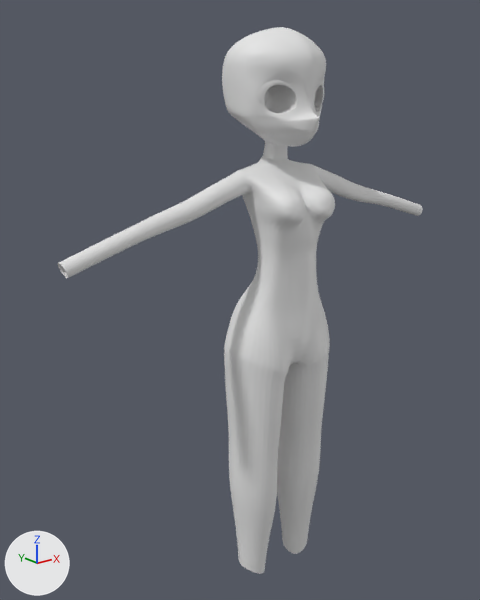
The Blender file Intento2.1.blend: old version first, new version second.
Both versions are drawn from a camera (50 mm lens) standing at (-5.89, -6.45, 0.84) and looking at (-0.31, 0.52, -1.95). Arrows for +X, +Y and +Z are at lower left; the lights stay in place. The same objects are shown in both versions, whatever each file hides.

Script lines for the objects in view, before the commit:
```python
me_circle_001 = bpy.data.meshes.new('Circle.001')
me_circle_001.from_pydata(...)  # 241 vertices, 226 faces; spans x 0.0..3.09, y -0.61..0.77, z -6.13..0.07
me_plane = bpy.data.meshes.new('Plane')
me_plane.from_pydata(...)  # 198 vertices, 173 faces; spans x 0.0..0.68, y 0.0..1.62, z -0.91..0.64
ob_circle_001 = bpy.data.objects.new('Circle.001', me_circle_001)
ob_circle_001.location = (0.0, 0.0, 0.0)
_m = ob_circle_001.modifiers.new('Mirror', 'MIRROR')
_m.use_clip = True
_m = ob_circle_001.modifiers.new('Subdivision', 'SUBSURF')
_m.levels = 3
ob_plane = bpy.data.objects.new('Plane', me_plane)
ob_plane.location = (0.0, 0.0, 0.0)
ob_plane.rotation_euler = (1.571, 0.0, 0.0)  # degrees (90, 0, 0)
_m = ob_plane.modifiers.new('Mirror', 'MIRROR')
_m.use_clip = True
_m = ob_plane.modifiers.new('Subdivision', 'SUBSURF')
```
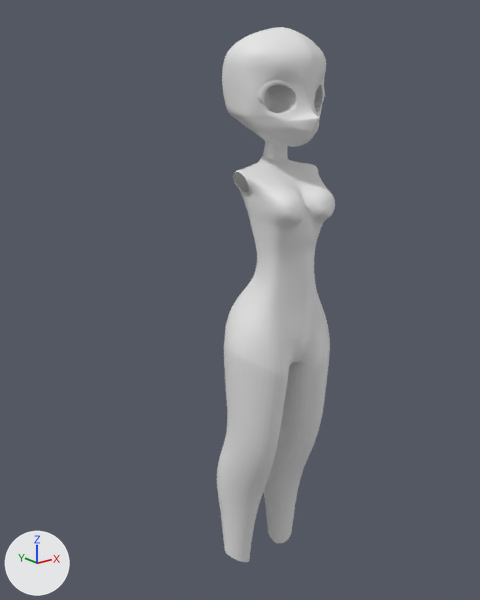
Where the change shows, as pixel boxes (x1, y1, x2, y2) in the pictures (480 x 600 px; the box of a moved part takes in the faces that stretch with it):
'Circle.001', reshaped (67% narrower)
    before: (58, 156, 423, 574)
    after: (217, 156, 335, 562)
part 1 of me_circle_001, moved or reshaped
    before: (58, 166, 423, 421)
    after: (224, 164, 330, 422)
part 2 of me_circle_001, moved or reshaped
    before: (226, 391, 326, 574)
    after: (217, 392, 326, 562)

The change, as a list of edits to the scene's bpy script:
```text
Change me_circle_001:
    used by ob_circle_001; location = (0.0, 0.0, 0.0)
    remove me_circle_001.from_pydata(...)  # 241 vertices, 226 faces; spans x 0.0..3.09, y -0.61..0.77, z -6.13..0.07
    add me_circle_001.from_pydata(...)  # 193 vertices, 178 faces; spans x 0.0..0.89, y -0.61..0.89, z -6.16..0.07
    me_circle_001 part 1: 55 vertices moved from x 0.0..0.9, y -0.46..0.77, z -2.89..-0.11 to x 0.0..0.89, y -0.51..0.73, z -2.9..-0.1; 48 vertices removed from x 0.96..3.09, y -0.01..0.3, z -1.08..-0.24
    me_circle_001 part 2: 32 vertices moved from x 0.1..0.84, y -0.37..0.53, z -6.13..-3.86 to x 0.1..0.84, y -0.33..0.89, z -6.16..-3.85
```
